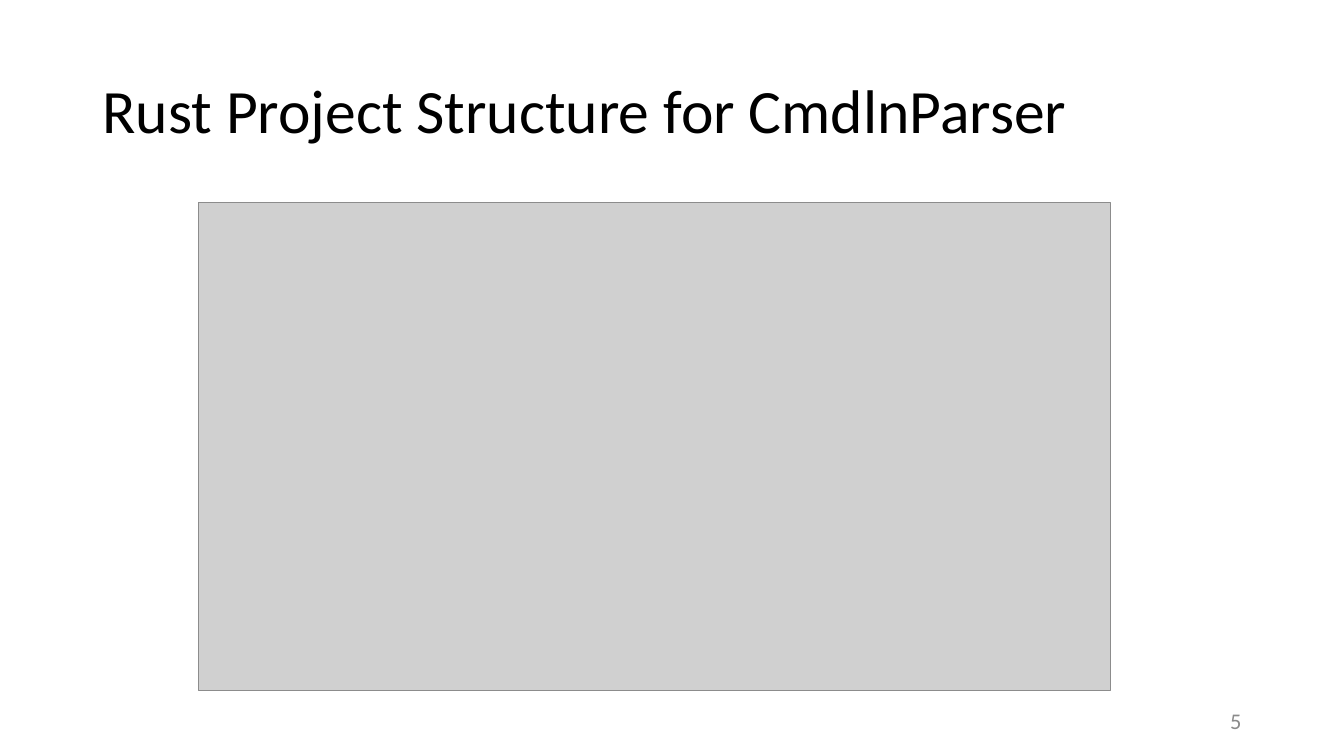
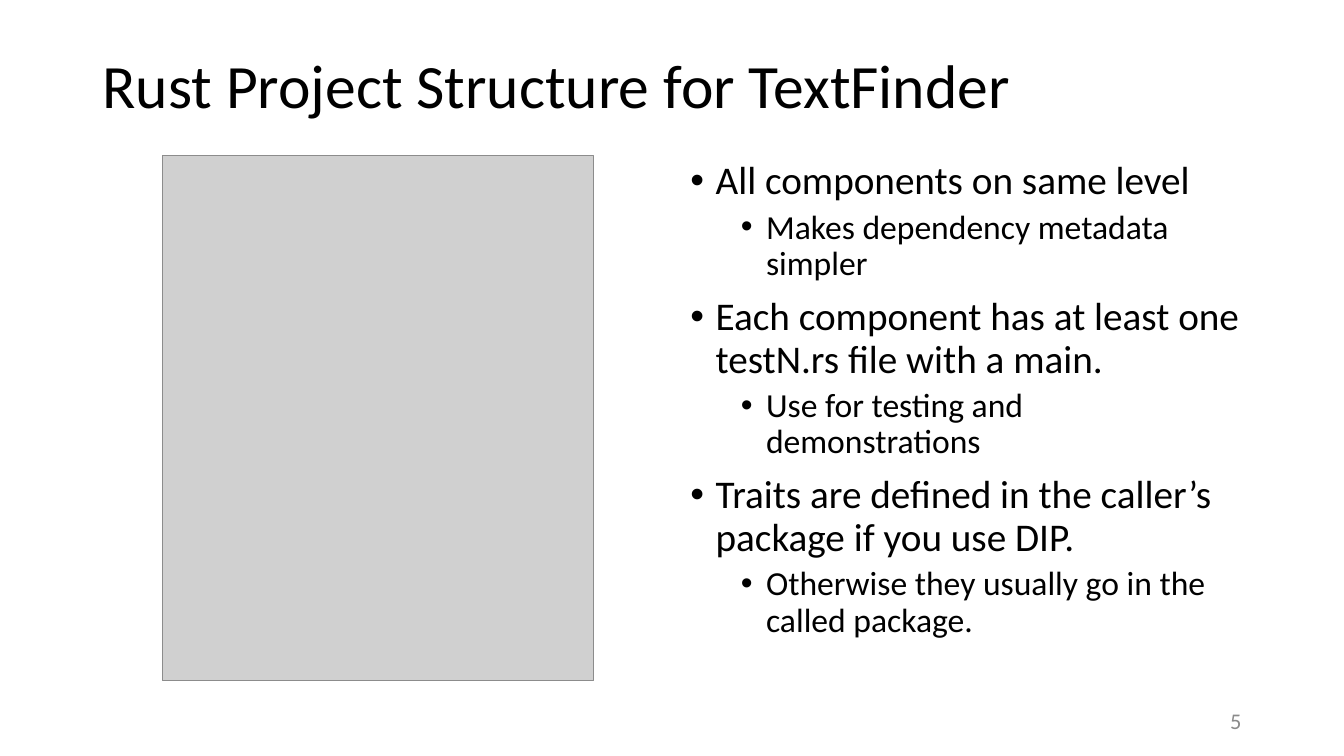
Before and after one commit to JimFawcett/BuildOn, a slide deck: slide 5 of Build-On-5.pptx. Drawn at 1344x756 pixels with LibreOffice and Linux fonts; fonts in the diff are those of the drawing; grey boxes stand for pictures. Boxes give left, top, right and bottom in pixels: in the first picture for what was removed or moved away, otherwise in the second. Text is boxed around its words. In the diff, an @@ line names an element or a change of style, - is before the commit and + after.

```diff
--- a/Build-On-5.pptx
+++ b/Build-On-5.pptx
@@ title at (102, 65, 1010, 119): text changed @@
-Rust Project Structure for CmdlnParser
+Rust Project Structure for TextFinder
@@ picture added at (162, 156, 594, 682) @@
@@ text added at (716, 166, 1239, 638), 28 pt, text #000000 @@
+• All components on same level
+  • Makes dependency metadata simpler
+• Each component has at least one testN.rs file with a main.
+  • Use for testing and demonstrations
+• Traits are defined in the caller’s package if you use DIP.
+  • Otherwise they usually go in the called package.
@@ picture removed at (199, 203, 1110, 691) @@
```
Also in this commit, not shown: 1 other file.
